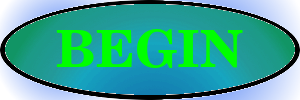
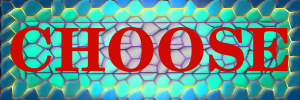
Two versions of the same layered image (300 x 100). Layer-by-layer changes:
renamed "BEGIN" to "CHOOSE", painted on it over [10, 27, 289, 72]
added layer "border" above "Layer" over [0, 0, 300, 100]
painted on "Layer" over [0, 0, 300, 100]
added layer "border #1" above "Background" over [0, 0, 300, 100]
hid "Background" over [0, 0, 300, 100]
